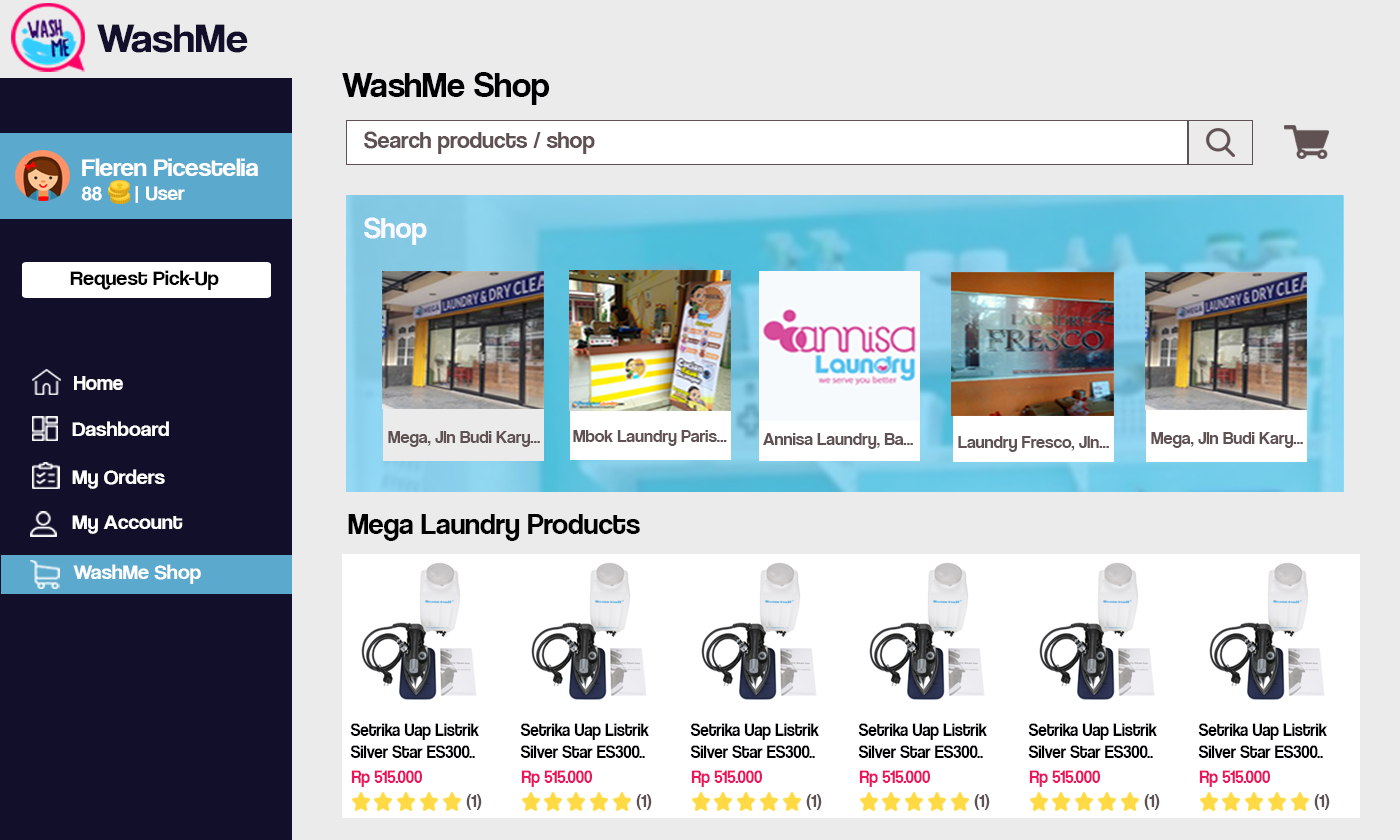
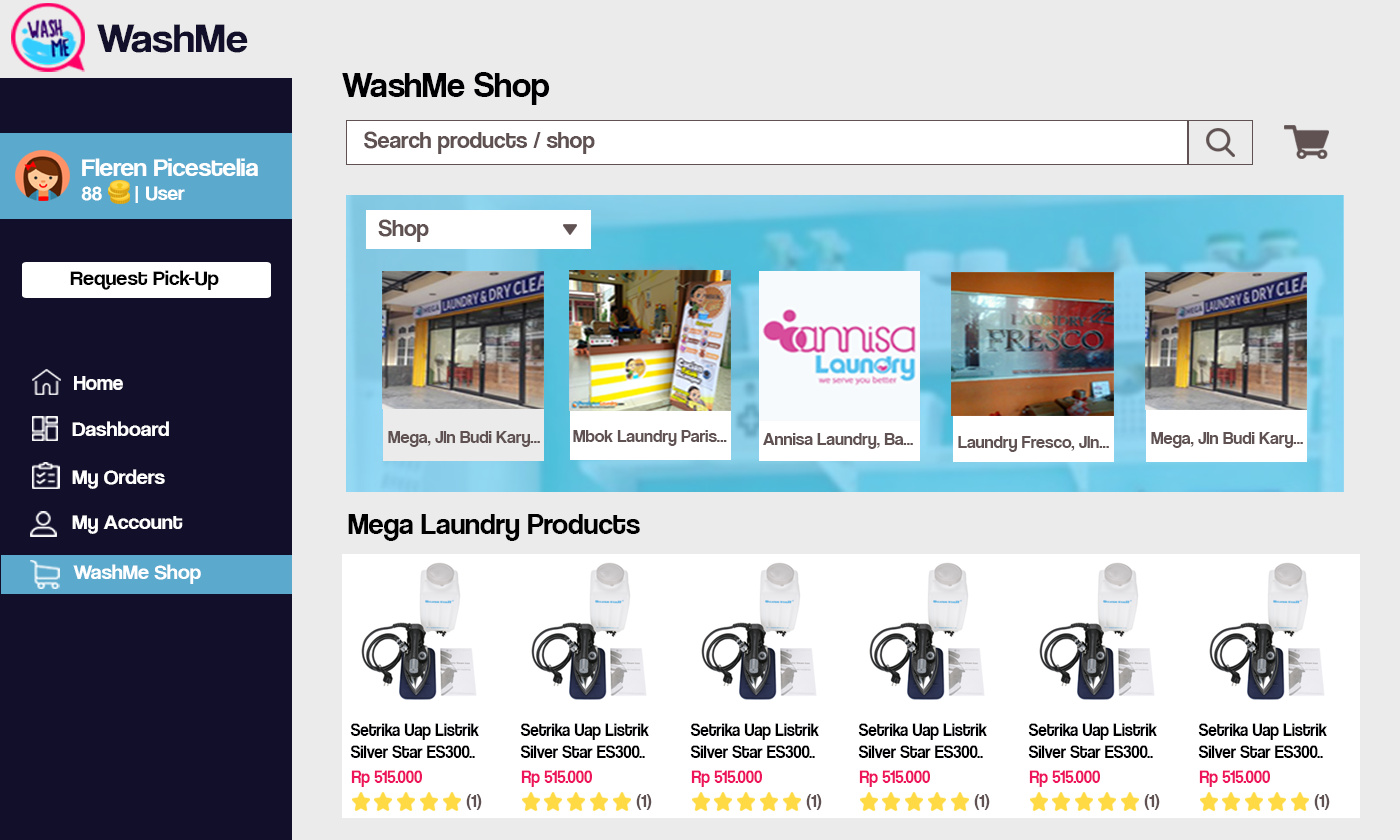
Revision of a layered (1400, 840) image; what changed, layer by layer:
added layer "Layer 18" above "Shop" over (563, 224, 577, 235)
moved "Shop" above "Rectangle 11", painted on it over (364, 217, 429, 245)
added layer "Rectangle 11" above "Layer 11 copy" over (366, 210, 591, 249)
